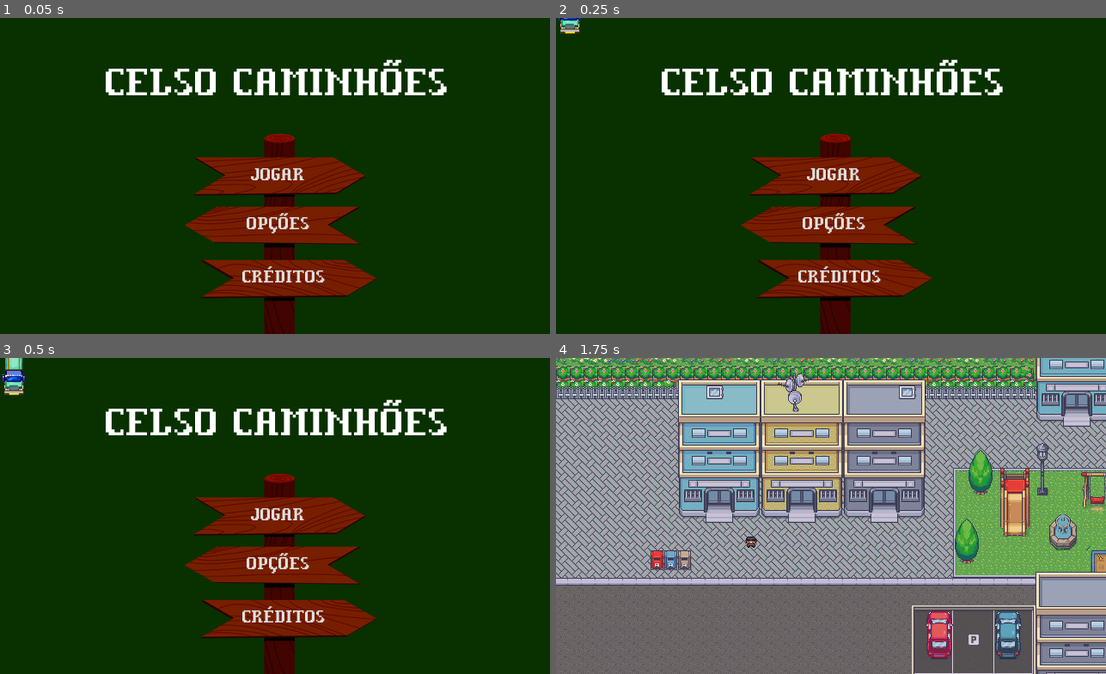
Above: before the commit, frames 1-4 (two rows, left to right).
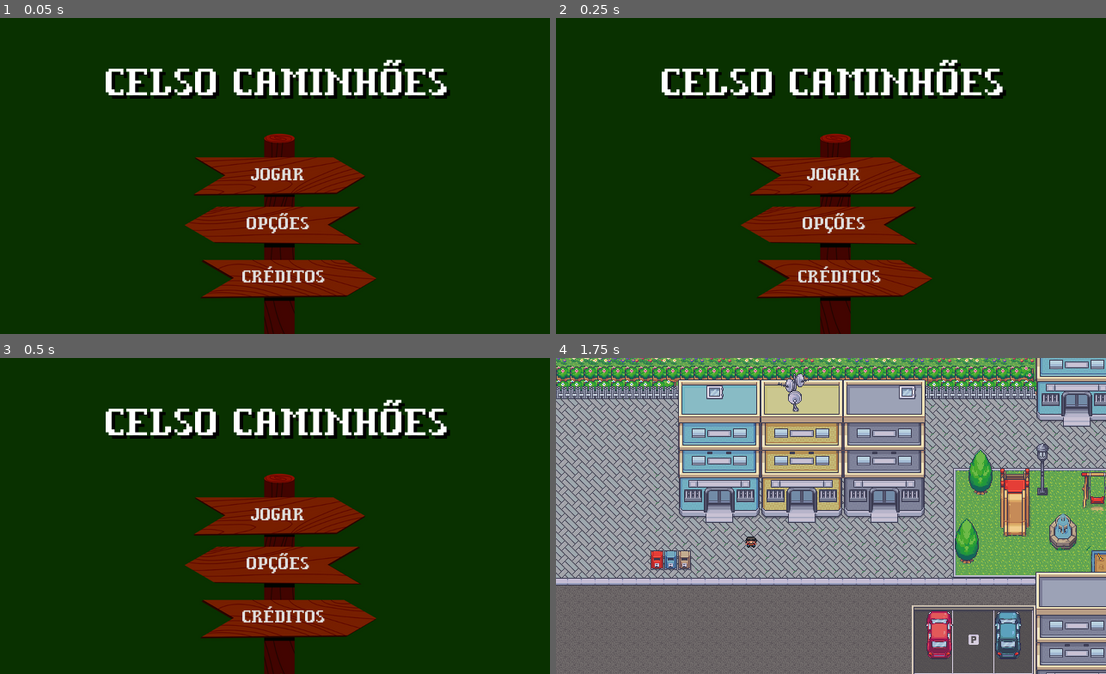
Above: after the commit, the same moments.

Repository: 2023M1T6-Inteli/grupo2
Game: Godot game, scene res://Scenes/MenuInicial.tscn
Two runs of this game, one before a commit and one after it. Both use one fixed random seed, a clock stepped at 60 frames per second and the inputs below.
Inputs:
- Up to frame 1 (0.05 s): no input
- Up to frame 2 (0.25 s): no input
- Up to frame 3 (0.5 s): no input
- Up to frame 4 (1.75 s): click "JOGAR" at 0.5 s; tap Enter at 1.25 s; hold Right (ui_right) from 1.28 s (still down)

The runs differ from the first frame. In frame 1, 1.5% of the frame differs, in the area x 19-82%, y 14-26%; in frame 2, 1.7%; in frame 3, 1.9%, in the area x 0-82%, y 0-26%; in frame 4, nothing differs.

Commit message:
feat: implementa aleatoriedade no spawn dos caminhões

Diff:
--- /dev/null
+++ b/src/FirstClass/Scenes/CaminhaoInicio.tscn
@@ -0,0 +1,44 @@
+[gd_scene load_steps=7 format=2]
+
+[ext_resource path="res://Assets/Items/caminhao.png" type="Texture" id=1]
+[ext_resource path="res://Scripts/CaminhaoInicio.gd" type="Script" id=2]
+[ext_resource path="res://Assets/Items/caminhao2.png" type="Texture" id=3]
+[ext_resource path="res://Assets/Items/caminhao3.png" type="Texture" id=4]
+
+[sub_resource type="SpriteFrames" id=11]
+animations = [ {
+"frames": [ ExtResource( 4 ) ],
+"loop": true,
+"name": "azul_com_laranja",
+"speed": 5.0
+}, {
+"frames": [ ExtResource( 1 ) ],
+"loop": true,
+"name": "verde_com_azul",
+"speed": 5.0
+}, {
+"frames": [ ExtResource( 3 ) ],
+"loop": true,
+"name": "verde_escuro",
+"speed": 5.0
+} ]
+
+[sub_resource type="RectangleShape2D" id=10]
+extents = Vector2( 16, 32 )
+
+[node name="CaminhaoInicio" type="RigidBody2D"]
+script = ExtResource( 2 )
+
+[node name="Sprite" type="AnimatedSprite" parent="."]
+position = Vector2( 15, -33 )
+scale = Vector2( 0.516667, 0.558333 )
+frames = SubResource( 11 )
+animation = "azul_com_laranja"
+
+[node name="CollisionShape2D" type="CollisionShape2D" parent="."]
+position = Vector2( 16, -32 )
+shape = SubResource( 10 )
+
+[node name="VisibilityNotifier2D" type="VisibilityNotifier2D" parent="."]
+
+[connection signal="screen_exited" from="VisibilityNotifier2D" to="." method="_on_VisibilityNotifier2D_screen_exited"]
--- a/src/FirstClass/Scenes/MenuInicial.tscn
+++ b/src/FirstClass/Scenes/MenuInicial.tscn
@@ -1,14 +1,9 @@
-[gd_scene load_steps=14 format=2]
+[gd_scene load_steps=13 format=2]
 
 [ext_resource path="res://Assets/Background/inicio.png" type="Texture" id=1]
 [ext_resource path="res://Scripts/MenuInicial.gd" type="Script" id=2]
 [ext_resource path="res://Assets/Fonts/compasspro.ttf" type="DynamicFontData" id=3]
 [ext_resource path="res://Assets/Music/Forró Estilizado.mp3" type="AudioStream" id=4]
-[ext_resource path="res://Scripts/CaminhaoInicio.gd" type="Script" id=5]
-[ext_resource path="res://Assets/Items/caminhao.png" type="Texture" id=6]
-
-[sub_resource type="RectangleShape2D" id=10]
-extents = Vector2( 16, 32 )
 
 [sub_resource type="DynamicFont" id=1]
 size = 25
@@ -32,6 +27,16 @@
 size = 55
 font_data = ExtResource( 3 )
 
+[sub_resource type="Curve2D" id=10]
+_data = {
+"points": PoolVector2Array( 0, 0, 0, 0, 16, 0, 0, 0, 0, 0, 16, 0, 0, 0, 0, 0, 16, 0, 0, 0, 0, 0, 64, 0, 0, 0, 0, 0, 64, -32, 0, 0, 0, 0, 16, 0 )
+}
+
+[sub_resource type="Curve2D" id=11]
+_data = {
+"points": PoolVector2Array( 0, 0, 0, 0, 560, 0, 0, 0, 0, 0, 608, 0, 0, 0, 0, 0, 608, -32, 0, 0, 0, 0, 560, 0 )
+}
+
 [node name="MenuInicial" type="Node2D"]
 script = ExtResource( 2 )
 
@@ -40,18 +45,6 @@
 margin_bottom = 368.0
 texture = ExtResource( 1 )
 expand = true
-
-[node name="CaminhaoInicio" type="KinematicBody2D" parent="."]
-script = ExtResource( 5 )
-
-[node name="Sprite" type="Sprite" parent="CaminhaoInicio"]
-position = Vector2( 15, -33 )
-scale = Vector2( 0.516667, 0.558333 )
-texture = ExtResource( 6 )
-
-[node name="CollisionShape2D" type="CollisionShape2D" parent="CaminhaoInicio"]
-position = Vector2( 16, -32 )
-shape = SubResource( 10 )
 
 [node name="JogarButton" type="Button" parent="."]
 margin_left = 276.0
@@ -91,10 +84,30 @@
 margin_top = 48.0
 margin_right = 531.0
 margin_bottom = 101.0
+custom_colors/font_color_shadow = Color( 0, 0, 0, 1 )
+custom_constants/shadow_offset_x = 4
+custom_constants/shadow_offset_y = 4
 custom_fonts/font = SubResource( 9 )
 text = "CELSO CAMINHÕES"
 align = 1
 valign = 1
 
+[node name="TimerCaminhao" type="Timer" parent="."]
+wait_time = 2.0
+autostart = true
+
+[node name="PathEsquerda" type="Path2D" parent="."]
+curve = SubResource( 10 )
+
+[node name="PathFollow2D" type="PathFollow2D" parent="PathEsquerda"]
+position = Vector2( 16, 0 )
+
+[node name="PathDireita" type="Path2D" parent="."]
+curve = SubResource( 11 )
+
+[node name="PathFollow2D" type="PathFollow2D" parent="PathDireita"]
+position = Vector2( 560, 0 )
+
 [connection signal="pressed" from="JogarButton" to="." method="_on_JogarButton_pressed"]
 [connection signal="pressed" from="ConfigButton" to="." method="_on_ConfigButton_pressed"]
+[connection signal="timeout" from="TimerCaminhao" to="." method="_on_TimerCaminhao_timeout"]
--- a/src/FirstClass/Scripts/CaminhaoInicio.gd
+++ b/src/FirstClass/Scripts/CaminhaoInicio.gd
@@ -1,9 +1,14 @@
-extends KinematicBody2D
+extends RigidBody2D
+
+var minSpeed = 150
+var maxSpeed = 300
 
 
 # Called when the node enters the scene tree for the first time.
 func _ready():
-	pass
+	var tipoCaminhoes = $Sprite.frames.get_animation_names()
+	$Sprite.animation = tipoCaminhoes[randi() % tipoCaminhoes.size()]
 
-func _process(delta):
-	move_and_slide(Vector2(0, 100))
+
+func _on_VisibilityNotifier2D_screen_exited():
+	queue_free()
--- a/src/FirstClass/Scripts/MenuInicial.gd
+++ b/src/FirstClass/Scripts/MenuInicial.gd
@@ -1,8 +1,10 @@
 extends Node2D
+
+const caminhao = preload("res://Scenes/CaminhaoInicio.tscn")
 
 
 func _ready():
-	pass
+	randomize()
 
 
 # Direciona para a visão exterior da casa
@@ -13,3 +15,16 @@
 # Direciona para o menu de opções
 func _on_ConfigButton_pressed():
 	get_tree().change_scene("res://Scenes/MenuOpcoes.tscn")
+
+
+func _on_TimerCaminhao_timeout():
+	$PathEsquerda/PathFollow2D.offset = randi()
+	$PathDireita/PathFollow2D.offset = randi()
+	var novoCaminhaoEsquerda = caminhao.instance()
+	var novoCaminhaoDireita = caminhao.instance()
+	add_child(novoCaminhaoEsquerda)
+	add_child(novoCaminhaoDireita)
+	novoCaminhaoEsquerda.position = $PathEsquerda/PathFollow2D.position
+	novoCaminhaoDireita.position = $PathDireita/PathFollow2D.position
+	novoCaminhaoEsquerda.linear_velocity = Vector2(0, rand_range(novoCaminhaoEsquerda.minSpeed, novoCaminhaoEsquerda.maxSpeed))
+	novoCaminhaoDireita.linear_velocity = Vector2(0, rand_range(novoCaminhaoDireita.minSpeed, novoCaminhaoDireita.maxSpeed))
Binary file added: src/FirstClass/Assets/Items/caminhao2.png
Not shown, added: src/FirstClass/Assets/Items/caminhao2.png.import
Binary file added: src/FirstClass/Assets/Items/caminhao3.png
Not shown, added: src/FirstClass/Assets/Items/caminhao3.png.import
